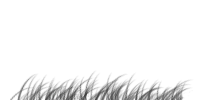
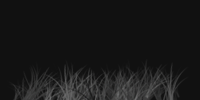
Layer changes from the first 200x100 image to the second:
added layer "Слой 3" above "Слой 2" over (5, 58, 189, 100)
hid "Слой 2", painted on it over (10, 70, 194, 100)
showed "Слой 1" over (0, 0, 200, 100)
